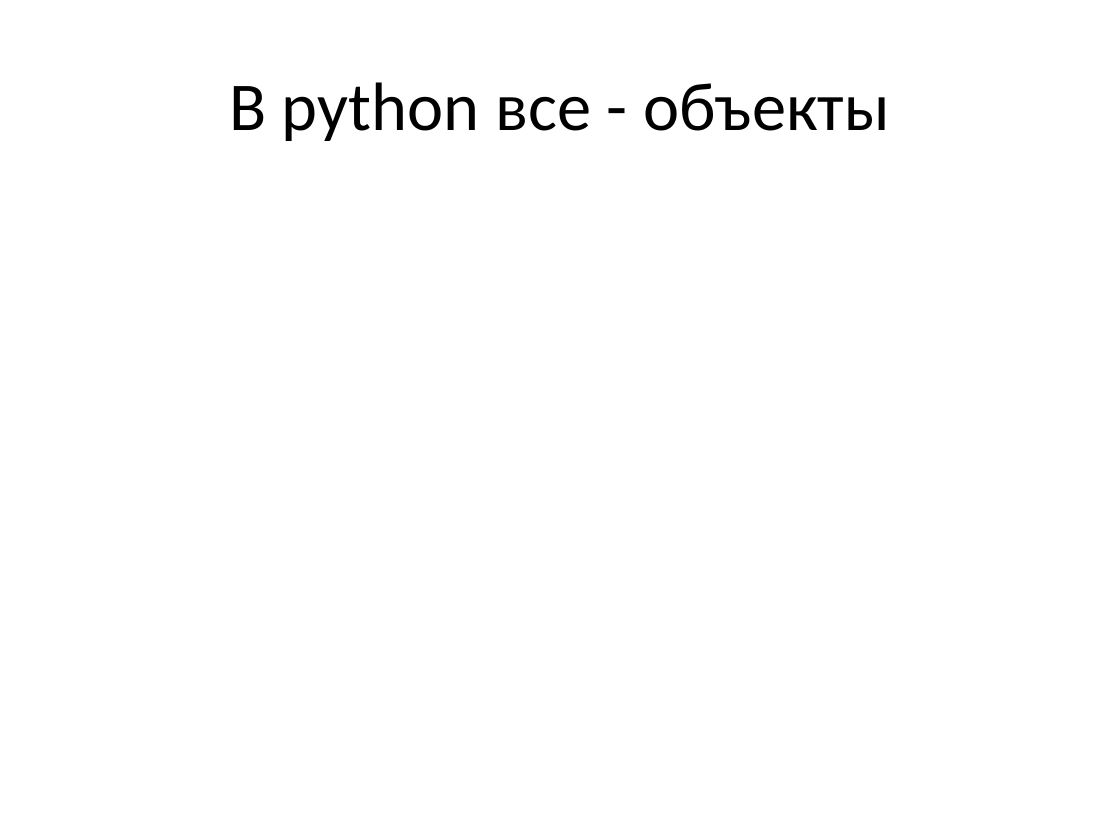
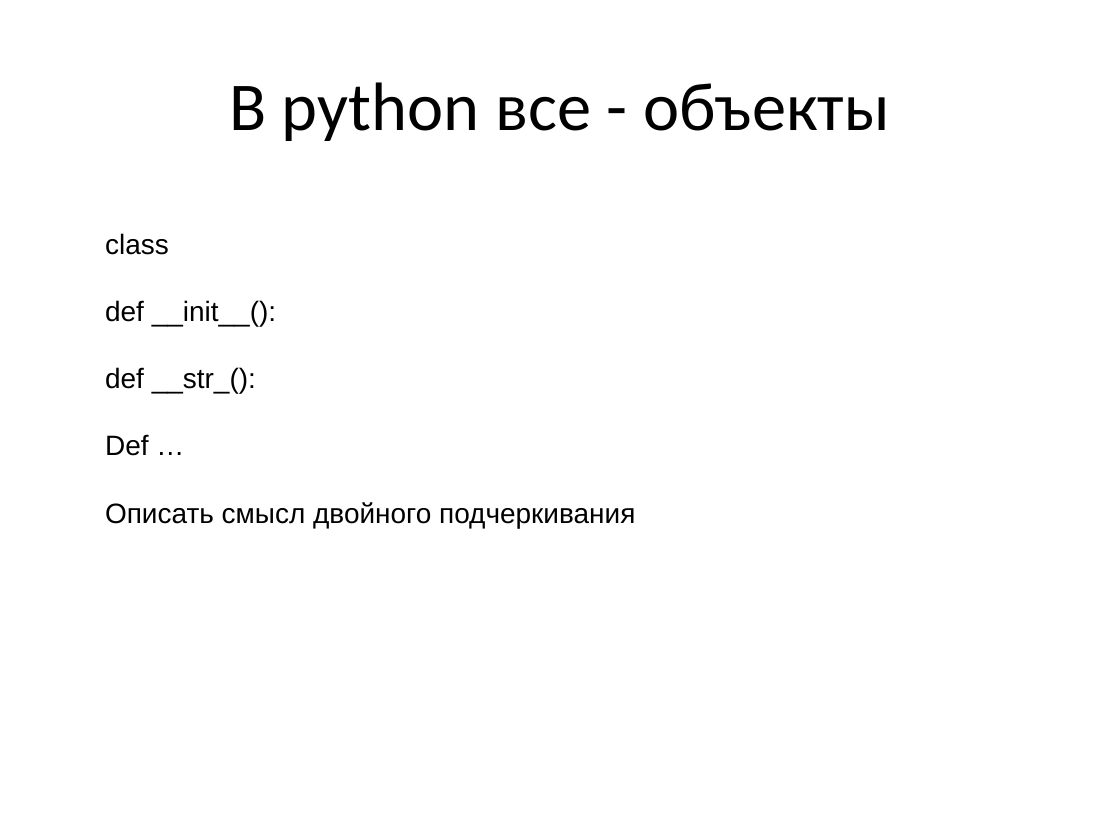
Before and after one commit to CyberLympha/Data-Science-Course, a slide deck: slide 15 of презентации/Язык программирования python.ppt. Drawn at 1120x840 pixels with LibreOffice and Linux fonts; fonts in the diff are those of the drawing. Boxes give left, top, right and bottom in pixels: in the first picture for what was removed or moved away, otherwise in the second. Text is boxed around its words. In the diff, an @@ line names an element or a change of style, - is before the commit and + after.

```diff
--- a/презентации/Язык программирования python.ppt
+++ b/презентации/Язык программирования python.ppt
@@ text added at (x1=105, y1=233, x2=635, y2=528), 18 pt, text #000000 @@
+class
+def __init__():
+def __str_():
+Def …
+Описать смысл двойного подчеркивания
```
Also in this commit, not shown: 6 other slides changed, 7 slides added, 1 slide removed, 2 other files.
